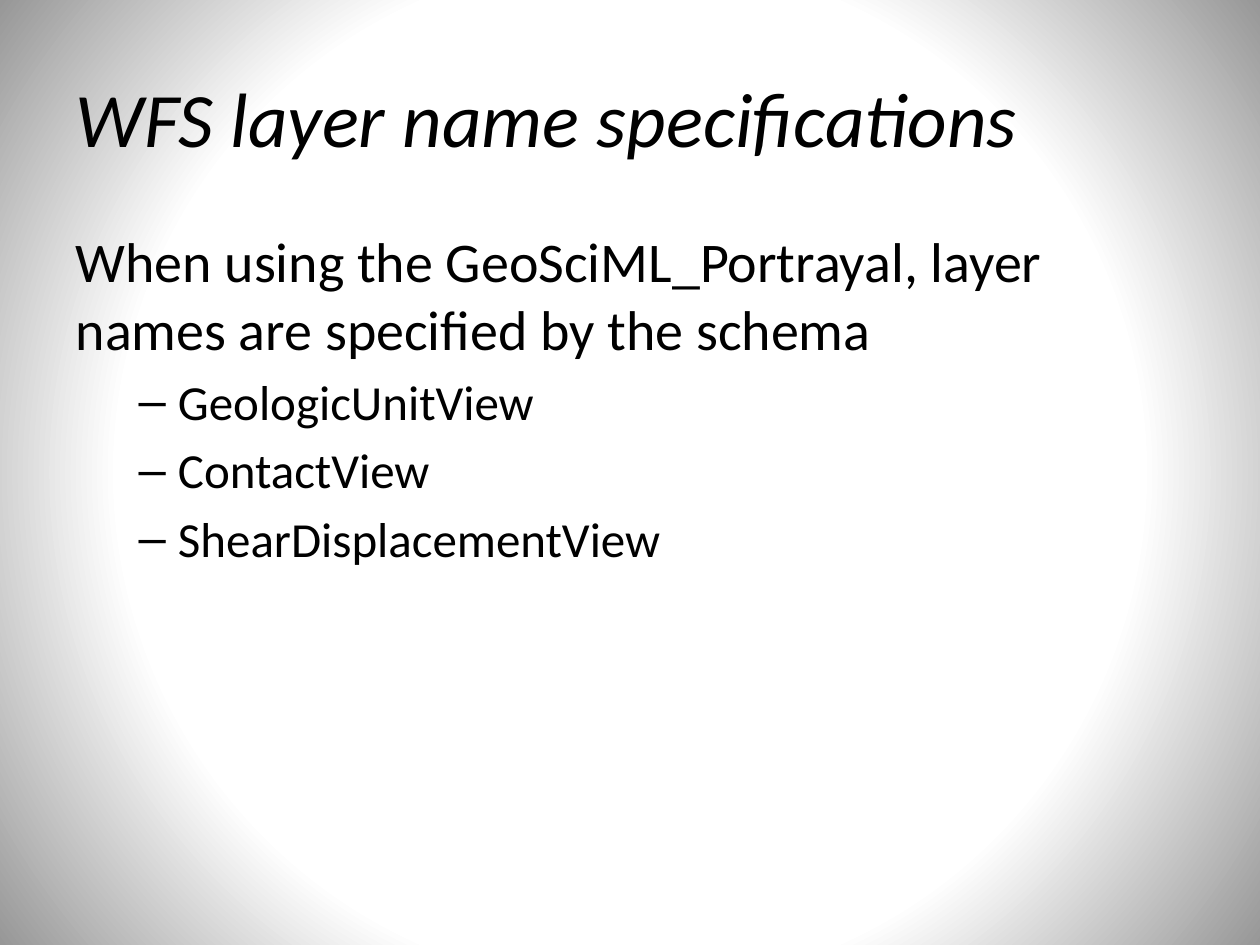
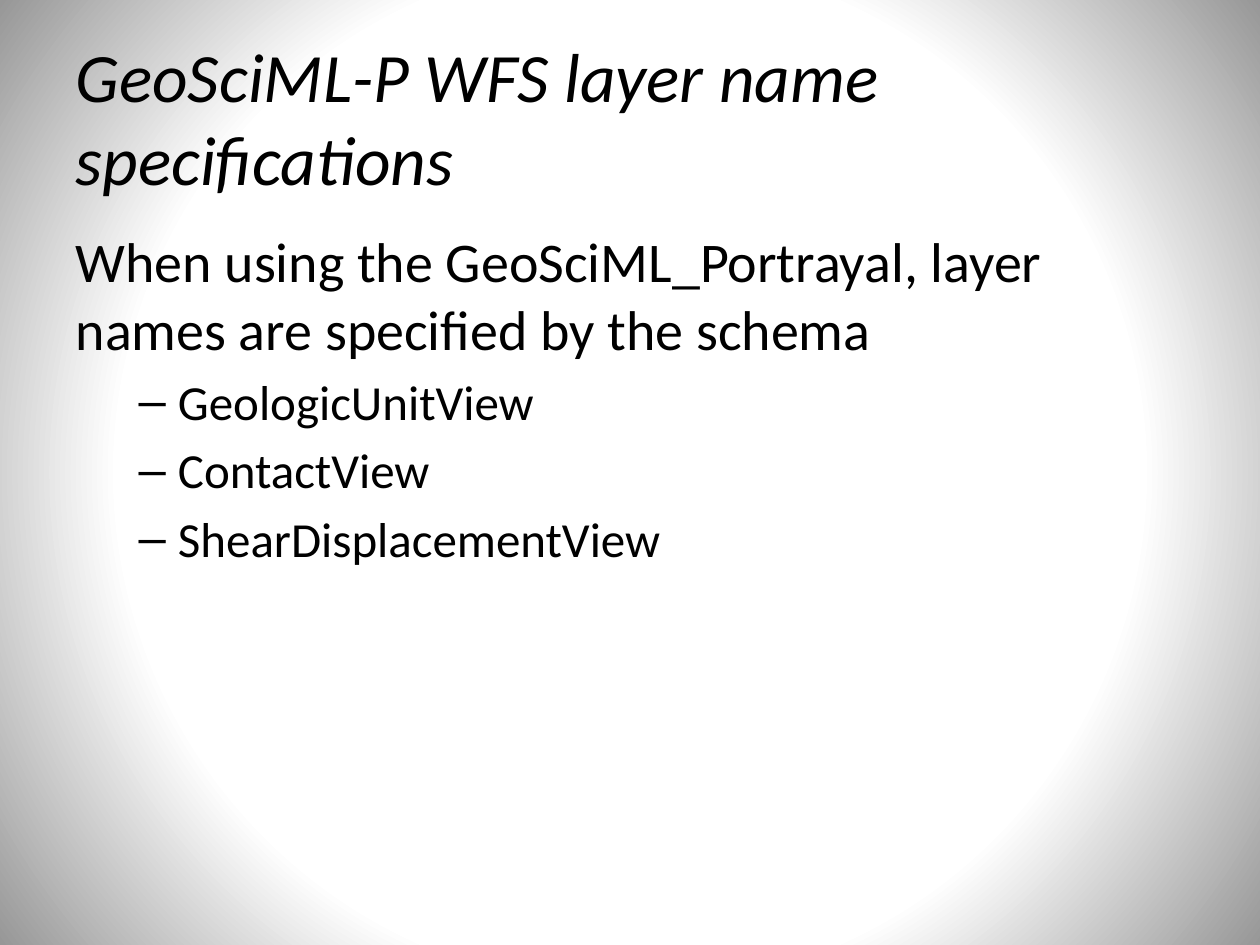
Before and after one commit to usgin/Workshops, a slide deck: slide 9 of OneGeologyWebinar/OneGeology.pptx. Drawn at 1260x945 pixels with LibreOffice and Linux fonts; fonts in the diff are those of the drawing. Boxes give left, top, right and bottom in pixels: in the first picture for what was removed or moved away, otherwise in the second. Text is boxed around its words. In the diff, an @@ line names an element or a change of style, - is before the commit and + after.

```diff
--- a/OneGeologyWebinar/OneGeology.pptx
+++ b/OneGeologyWebinar/OneGeology.pptx
@@ title at (76, 45, 878, 197): text changed; size 44 to 39.6 pt @@
-WFS layer name specifications
+GeoSciML-P WFS layer name specifications
```
Also in this commit, not shown: 6 other slides changed.
